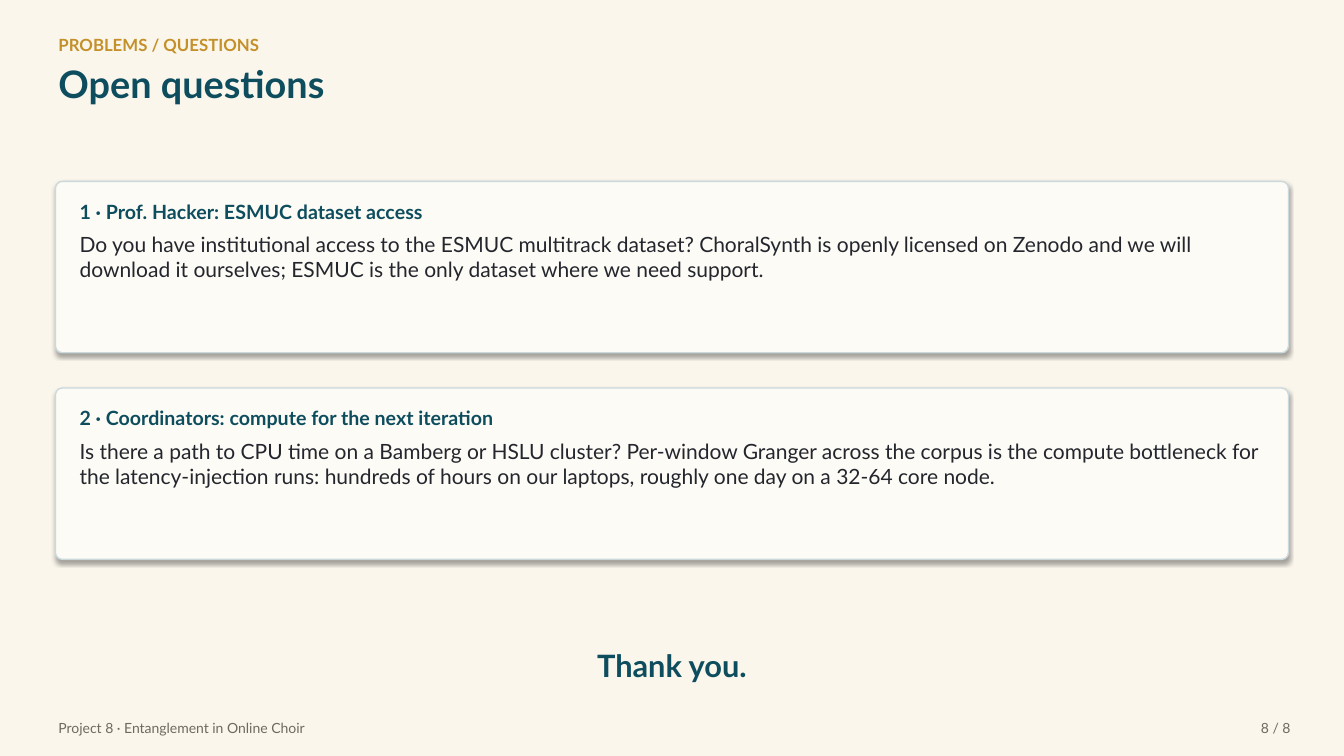
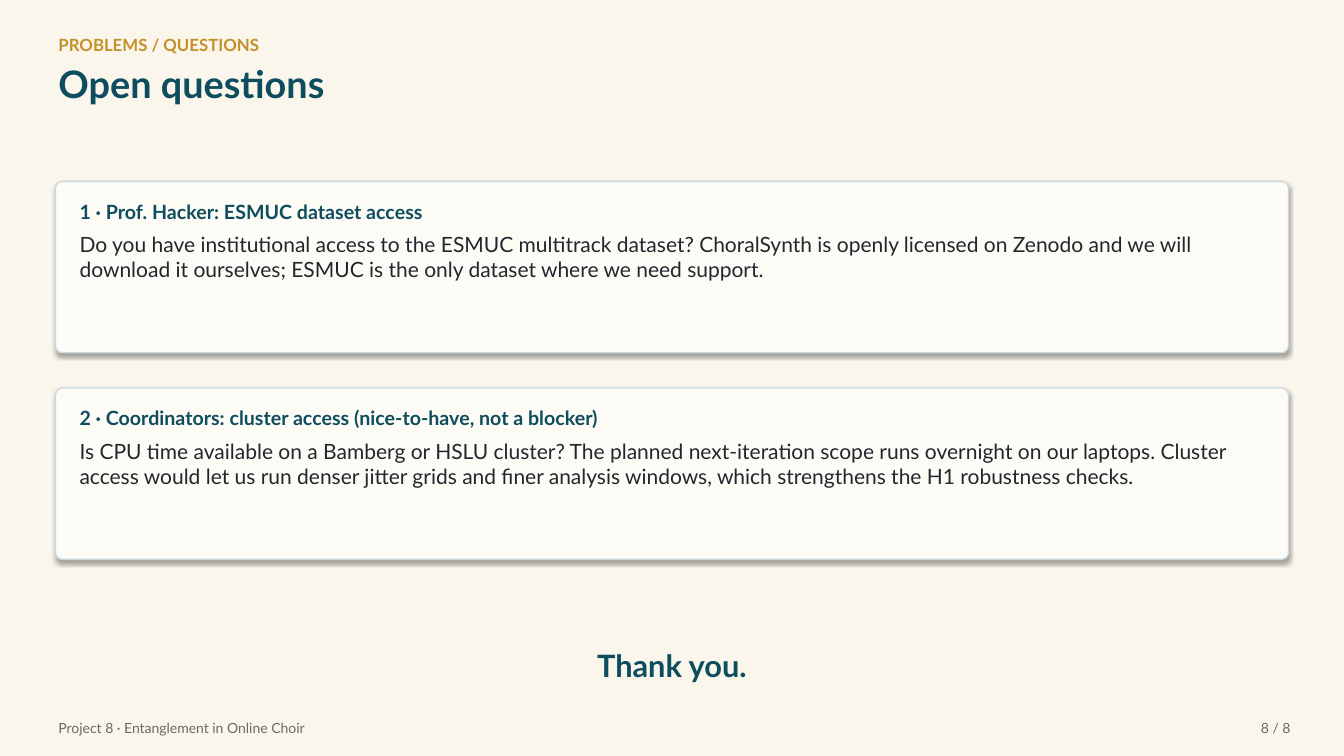
Before and after one commit to Zuraiz270/networked-choir-entanglement, a slide deck: slide 8 of output/jun11_status_meeting_iv.pptx. Drawn at 1344x756 pixels with LibreOffice and Linux fonts; fonts in the diff are those of the drawing. Boxes give left, top, right and bottom in pixels: in the first picture for what was removed or moved away, otherwise in the second. Text is boxed around its words. In the diff, an @@ line names an element or a change of style, - is before the commit and + after.

```diff
--- a/output/jun11_status_meeting_iv.pptx
+++ b/output/jun11_status_meeting_iv.pptx
@@ text in rounded rectangle at [80,410,1227,488]: text changed @@
-2 · Coordinators: compute for the next iteration
-Is there a path to CPU time on a Bamberg or HSLU cluster? Per-window Granger across the corpus is the compute bottleneck for the latency-injection runs: hundreds of hours on our laptops, roughly one day on a 32-64 core node.
+2 · Coordinators: cluster access (nice-to-have, not a blocker)
+Is CPU time available on a Bamberg or HSLU cluster? The planned next-iteration scope runs overnight on our laptops. Cluster access would let us run denser jitter grids and finer analysis windows, which strengthens the H1 robustness checks.
```
Also in this commit, not shown: 4 other files.
